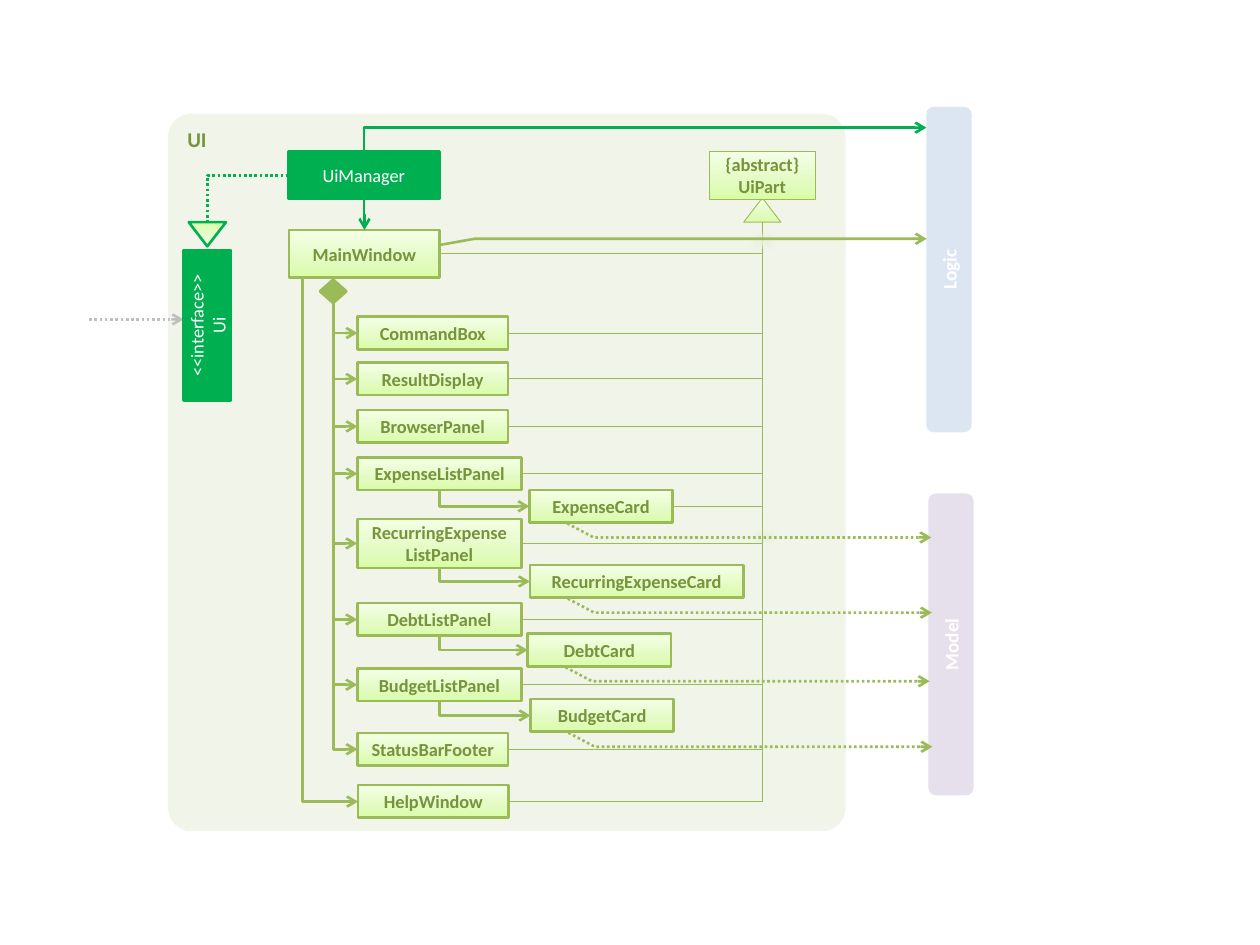
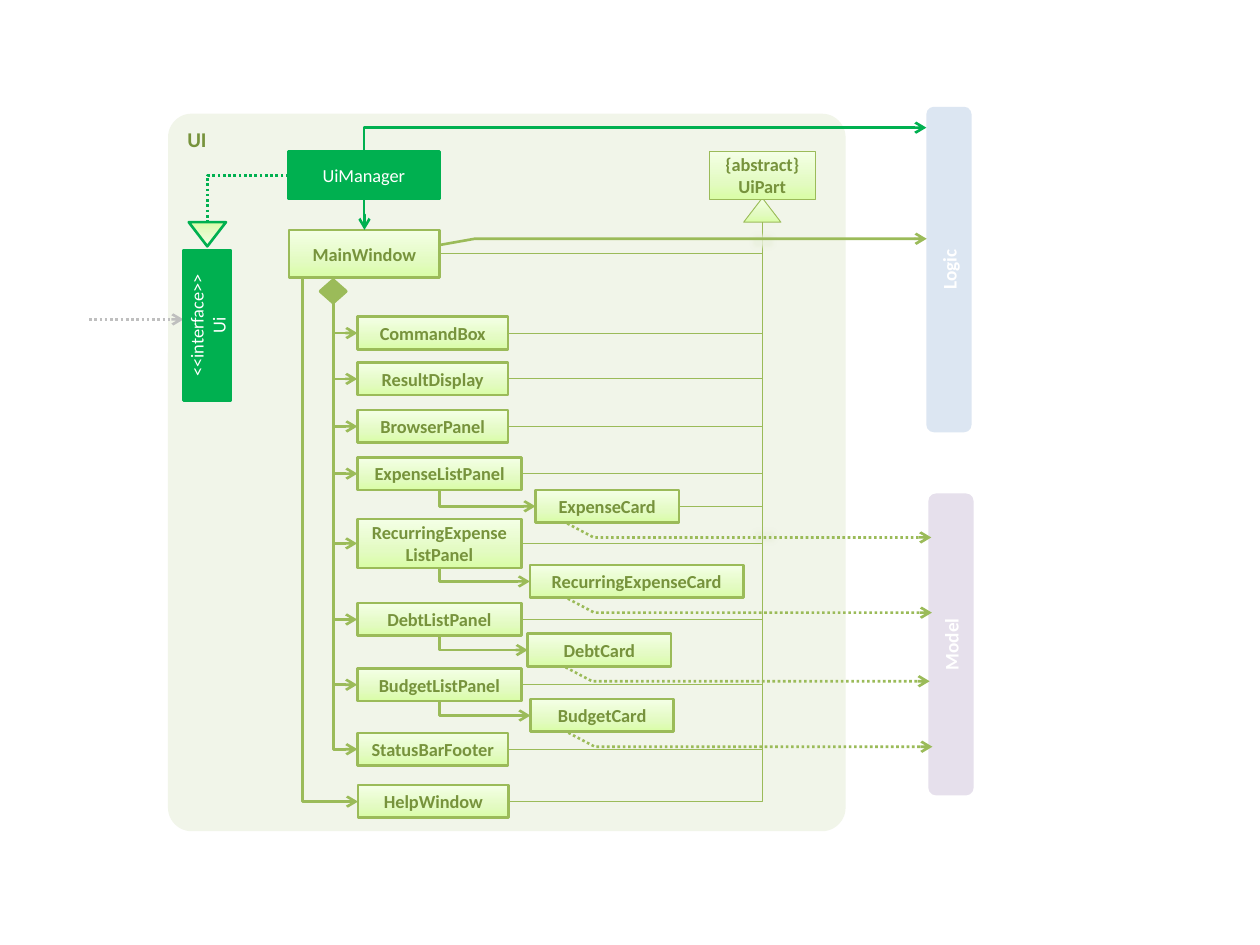
Before and after one commit to zht96830/main, a slide deck: slide 1 of docs/diagrams/UiComponentClassDiagram.pptx. Drawn at 1260x945 pixels with LibreOffice and Linux fonts; fonts in the diff are those of the drawing. Boxes give left, top, right and bottom in pixels: in the first picture for what was removed or moved away, otherwise in the second. Text is boxed around its words. In the diff, an @@ line names an element or a change of style, - is before the commit and + after.

```diff
--- a/docs/diagrams/UiComponentClassDiagram.pptx
+++ b/docs/diagrams/UiComponentClassDiagram.pptx
@@ elbow line moved from (762, 222) - (673, 507) to (762, 222) - (679, 507) @@
@@ elbow arrow moved from (440, 490) - (529, 507) to (440, 490) - (536, 507) @@
@@ rectangle "ExpenseCard": place and size @@
-rectangle "ExpenseCard" at [529, 490, 673, 523]
+rectangle "ExpenseCard" at [536, 490, 679, 523]
```
Also in this commit, not shown: 5 other files.
